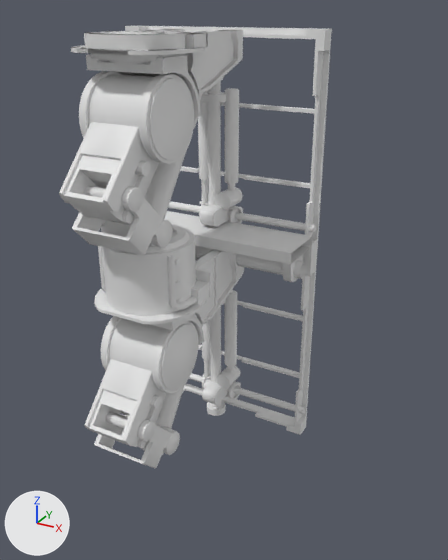
One commit to the Blender file models/ingame/clean/half_panel/arm_2panel_left.blend: the scene before it, then after it.
The view is the same before and after, from a camera (50 mm lens) standing at (59.9, -169.7, 68.6) and looking at (-16.9, -30.2, -1.1). The lights are fixed; the arrows at lower left show +X, +Y and +Z. Materials are left out; every surface is plain grey.

Names of what the first picture shows: 'arm_2panel_reference'.
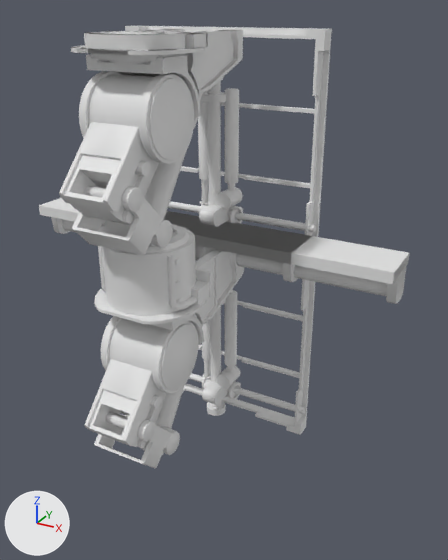
Changed parts and their boxes [x1, y1, x2, y2] in the pictures (448 x 560 px):
'arm_4panel_rail_body', added: after [39, 198, 410, 304]
'arm_2panel_rail', added: after [165, 211, 312, 282]
part 1 of me_arm_2panel_reference, deleted: before [164, 211, 313, 264]

Edits to the bpy script that builds the scene:
```text
Change me_arm_2panel_reference:
    where me_arm_2panel_reference.from_pydata(...)  # 5284 vertices, 9209 faces; spans x -64.0..38.8, y -67.8..-2.1, z -63.5..63.5
    used by ob_arm_2panel_reference; location = (0.0, 0.0, 0.0)
    me_arm_2panel_reference part 1: the loose piece of 12 vertices spanning x -64.0..0.0, y -22.9..-7.2, z 4.3..7.6 is deleted
Add me_arm_2panel_reference_002:
    me_arm_2panel_reference_002.from_pydata(...)  # 111 vertices, 100 faces; spans x -92.0..28.0, y -22.9..-7.2, z -4.6..7.6
    me_arm_2panel_reference_002.polygons.foreach_set('use_smooth', [True] * 100)
Add me_arm_2panel_reference_001:
    me_arm_2panel_reference_001.from_pydata(...)  # 75 vertices, 87 faces; spans x -64.0..0.0, y -22.9..-7.2, z -4.6..7.6
    me_arm_2panel_reference_001.polygons.foreach_set('use_smooth', [True] * 87)
Add ob_arm_4panel_rail_body:
    ob_arm_4panel_rail_body = bpy.data.objects.new('arm_4panel_rail_body', me_arm_2panel_reference_002)
    ob_arm_4panel_rail_body.location = (0.0, 0.0, 0.0)
    _m = ob_arm_4panel_rail_body.modifiers.new('EdgeSplit', 'EDGE_SPLIT')
    _m.split_angle = 0.813
Add ob_arm_2panel_rail:
    ob_arm_2panel_rail = bpy.data.objects.new('arm_2panel_rail', me_arm_2panel_reference_001)
    ob_arm_2panel_rail.location = (0.0, 0.0, 0.0)
    _m = ob_arm_2panel_rail.modifiers.new('EdgeSplit', 'EDGE_SPLIT')
    _m.split_angle = 0.813
```
